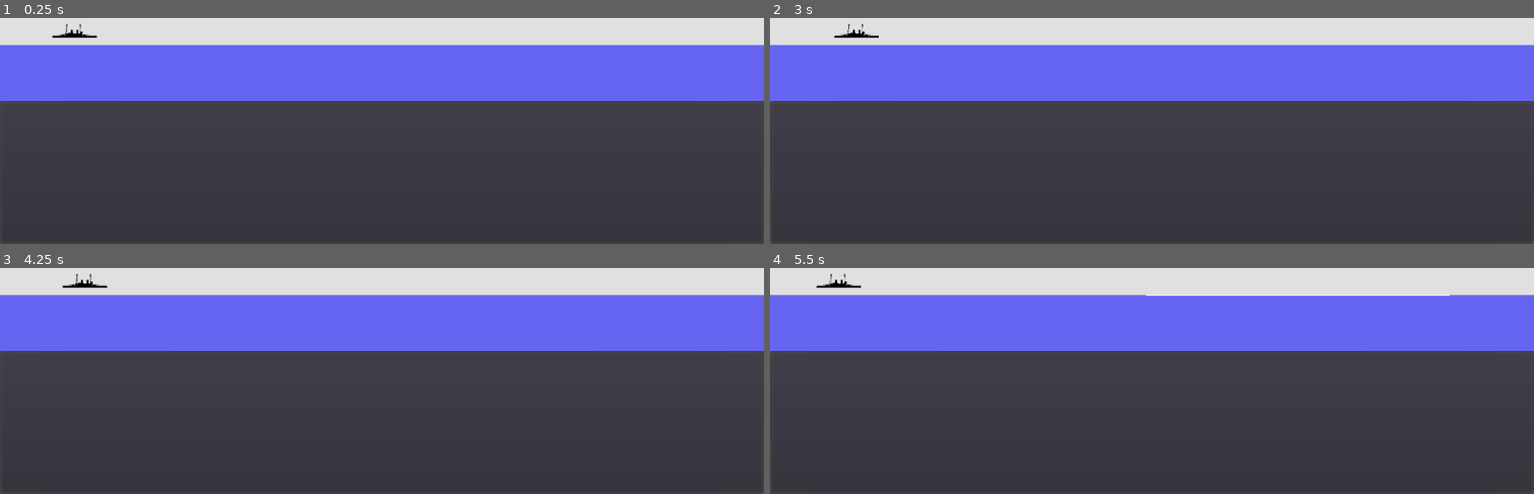
Above: before the commit, frames 1-4 (two rows, left to right).
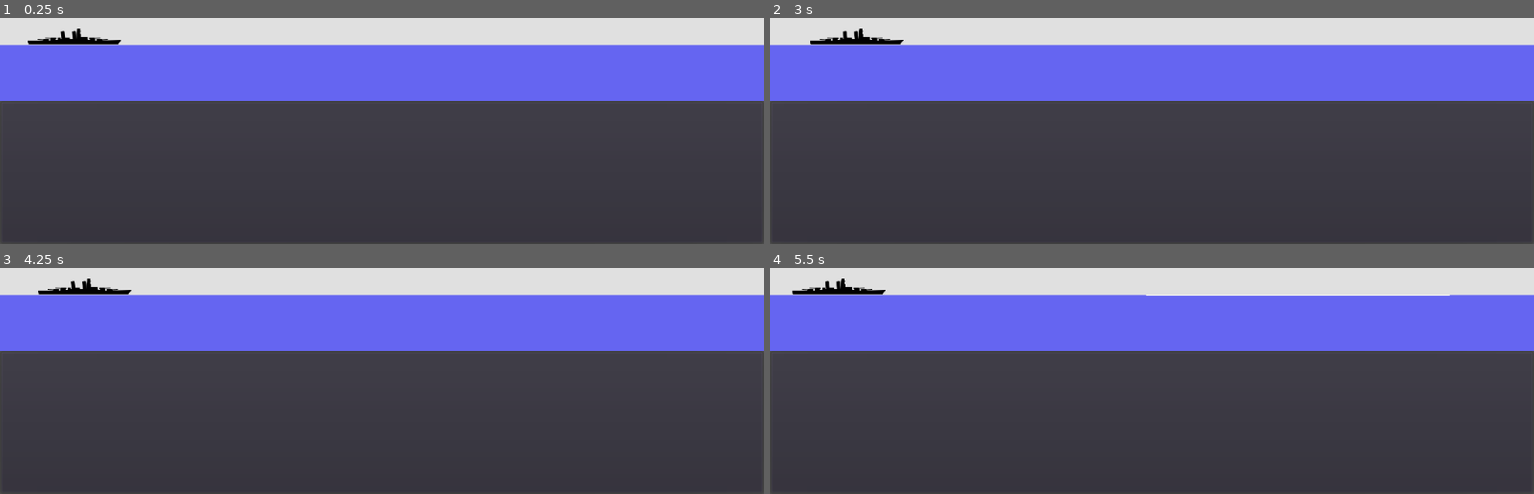
Above: after the commit, the same moments.

Repository: heppocogne/Salvo
Game: Godot game, scene res://gameplay/screen/screen.tscn
The game is run twice, just before and just after one commit, with the same random seed, the same clock (stepped at 60 frames per second) and the same inputs. The project has no main scene, so this scene is started directly.
Inputs:
- Up to frame 1 (0.25 s): no input
- Up to frame 2 (3 s): tap Enter at 0.5, 2.75 s; hold Right (game_right) 0.53-1.28 s; tap Space at 1.25 s; hold Left (game_left) 1.28-2.03 s; hold Right (game_right) from 2.03 s (still down)
- Up to frame 3 (4.25 s): release Right (game_right) at 3.53 s; hold Left (game_left) from 3.53 s (still down)
- Up to frame 4 (5.5 s): keep holding Left (game_left)

The runs differ from the first frame. In frame 1, 0.5% of the frame differs, in the area x 3-16%, y 2-12%; in frame 2, 0.5%; in frame 3, 0.5%, in the area x 5-18%, y 2-12%; in frame 4, 0.5%.

Commit message:
Update player texture

Diff:
--- a/gameplay/screen/screen.tscn
+++ b/gameplay/screen/screen.tscn
@@ -4,7 +4,7 @@
 [ext_resource path="res://addons/water2d/Water2D.gd" type="Script" id=2]
 [ext_resource path="res://gameplay/screen/simple.png" type="Texture" id=3]
 [ext_resource path="res://addons/water2d/water2D_material.tres" type="Material" id=4]
-[ext_resource path="res://gameplay/ship/player/old_bb.tscn" type="PackedScene" id=5]
+[ext_resource path="res://gameplay/ship/player/player.tscn" type="PackedScene" id=5]
 
 [node name="Screen" type="Control"]
 anchor_right = 1.0
@@ -46,7 +46,7 @@
 wave_distance_attenuation = 0.0
 wave_time_attenuation = 0.0
 
-[node name="OldBB" parent="VBoxContainer/ViewportContainer/Viewport/Node2DRoot" instance=ExtResource( 5 )]
+[node name="Player" parent="VBoxContainer/ViewportContainer/Viewport/Node2DRoot" instance=ExtResource( 5 )]
 position = Vector2( 100, 500 )
 
 [node name="PanelContainer" type="PanelContainer" parent="VBoxContainer"]
--- /dev/null
+++ b/gameplay/ship/bb.svg
@@ -0,0 +1,157 @@
+<?xml version="1.0" encoding="UTF-8" standalone="no"?>
+<!-- Created with Inkscape (http://www.inkscape.org/) -->
+
+<svg
+   width="125"
+   height="21"
+   viewBox="0 0 33.072916 5.55625"
+   version="1.1"
+   id="svg5"
+   inkscape:version="1.2.1 (9c6d41e410, 2022-07-14)"
+   sodipodi:docname="bb.svg"
+   xmlns:inkscape="http://www.inkscape.org/namespaces/inkscape"
+   xmlns:sodipodi="http://sodipodi.sourceforge.net/DTD/sodipodi-0.dtd"
+   xmlns="http://www.w3.org/2000/svg"
+   xmlns:svg="http://www.w3.org/2000/svg">
+  <sodipodi:namedview
+     id="namedview7"
+     pagecolor="#ffffff"
+     bordercolor="#000000"
+     borderopacity="0.25"
+     inkscape:showpageshadow="2"
+     inkscape:pageopacity="0.0"
+     inkscape:pagecheckerboard="0"
+     inkscape:deskcolor="#d1d1d1"
+     inkscape:document-units="mm"
+     showgrid="true"
+     inkscape:zoom="6.0934343"
+     inkscape:cx="50.874431"
+     inkscape:cy="-3.3642769"
+     inkscape:window-width="1687"
+     inkscape:window-height="1032"
+     inkscape:window-x="217"
+     inkscape:window-y="0"
+     inkscape:window-maximized="0"
+     inkscape:current-layer="layer1">
+    <inkscape:grid
+       type="xygrid"
+       id="grid9"
+       originx="0"
+       originy="0" />
+  </sodipodi:namedview>
+  <defs
+     id="defs2" />
+  <g
+     inkscape:label="Layer 1"
+     inkscape:groupmode="layer"
+     id="layer1">
+    <path
+       id="rect232"
+       style="fill-rule:evenodd;stroke-width:0.529167;stroke-linejoin:bevel"
+       d="M -3.6666666e-6,4.2333336 H 25.135414 l 7.9375,-0.2645833 -10e-7,0.2645833 -0.793749,0.79375 -0.264583,0.5291667 H 0.26457967 L -3.6666666e-6,4.7625003 Z"
+       sodipodi:nodetypes="ccccccccc" />
+    <path
+       id="rect331"
+       style="fill-rule:evenodd;stroke-width:0.334674;stroke-linejoin:bevel"
+       d="m 10.58333,3.7041668 h 10.583333 l 0.264584,0.5291668 -10.847917,-1e-7 z"
+       sodipodi:nodetypes="ccccc" />
+    <path
+       id="rect334"
+       style="fill-rule:evenodd;stroke-width:0.529167;stroke-linejoin:bevel"
+       d="m 17.462501,-5e-8 1.058332,1e-7 v 0.79375002 h 0.264584 l -10e-7,0.26458333 -0.264583,-1e-7 -1e-6,0.7937501 h 0.264584 v 1.0583334 h 2.38125 v 0.79375 h -3.96875 V 1.8520833 Z"
+       sodipodi:nodetypes="cccccccccccccc" />
+    <path
+       id="rect445"
+       style="fill-rule:evenodd;stroke-width:0.529167;stroke-linejoin:bevel"
+       d="m 11.641666,1.0583334 1.058332,-0.26458323 0.264584,0.26458323 0.264584,2.6458334 H 11.90625 Z"
+       sodipodi:nodetypes="cccccc" />
+    <path
+       id="rect445-2"
+       style="fill-rule:evenodd;stroke-width:0.529167;stroke-linejoin:bevel"
+       d="m 15.610416,1.0583334 1.058332,-0.26458323 0.264584,0.26458323 0.264584,2.6458334 H 15.875 Z"
+       sodipodi:nodetypes="cccccc" />
+    <rect
+       style="fill:#000000;fill-rule:evenodd;stroke-width:0.529167;stroke-linejoin:bevel"
+       id="rect470"
+       width="1.8520833"
+       height="0.52916658"
+       x="12.964582"
+       y="3.1750002" />
+    <rect
+       style="fill:#000000;fill-rule:evenodd;stroke-width:0.400012;stroke-linejoin:bevel"
+       id="rect470-1"
+       width="1.0583336"
+       height="0.52916658"
+       x="10.583331"
+       y="3.175" />
+    <rect
+       style="fill:#000000;fill-rule:evenodd;stroke-width:0.305515;stroke-linejoin:bevel"
+       id="rect472"
+       width="2.6458337"
+       height="0.26458326"
+       x="7.9374962"
+       y="3.9687507" />
+    <rect
+       style="fill:#000000;fill-rule:evenodd;stroke-width:0.305515;stroke-linejoin:bevel"
+       id="rect472-4"
+       width="2.645834"
+       height="0.26458326"
+       x="21.166662"
+       y="3.9687507" />
+    <path
+       id="rect518"
+       style="fill-rule:evenodd;stroke-width:0.473302;stroke-linejoin:bevel"
+       d="m 21.69583,3.1750003 h 1.905001 l 0.211666,0.5291666 H 21.69583 Z"
+       sodipodi:nodetypes="ccccc" />
+    <rect
+       style="fill:#000000;fill-rule:evenodd;stroke-width:0.466681;stroke-linejoin:bevel"
+       id="rect521"
+       width="1.8520832"
+       height="0.26458332"
+       x="21.960413"
+       y="3.7041671" />
+    <path
+       id="rect523"
+       style="fill-rule:evenodd;stroke-width:0.473301;stroke-linejoin:bevel"
+       d="M 23.547913,3.3072921 25.66458,3.1750003 v 0.2645833 l -2.116667,0.1322917 z"
+       sodipodi:nodetypes="ccccc" />
+    <path
+       id="rect518-5"
+       style="fill-rule:evenodd;stroke-width:0.473302;stroke-linejoin:bevel"
+       d="m 24.341663,3.704167 h 1.905001 l 0.211666,0.5291666 h -2.116667 z"
+       sodipodi:nodetypes="ccccc" />
+    <path
+       id="rect523-7"
+       style="fill-rule:evenodd;stroke-width:0.473301;stroke-linejoin:bevel"
+       d="M 26.193746,3.8364587 28.310413,3.704167 V 3.9687503 L 26.193746,4.101042 Z"
+       sodipodi:nodetypes="ccccc" />
+    <path
+       id="rect518-56"
+       style="fill-rule:evenodd;stroke-width:0.473302;stroke-linejoin:bevel"
+       d="M 10.054163,3.1749999 H 8.1491613 l -0.211666,0.5291666 h 2.1166677 z"
+       sodipodi:nodetypes="ccccc" />
+    <rect
+       style="fill:#000000;fill-rule:evenodd;stroke-width:0.466681;stroke-linejoin:bevel"
+       id="rect521-0"
+       width="1.8520832"
+       height="0.26458332"
+       x="-9.7895803"
+       y="3.7041671"
+       transform="scale(-1,1)" />
+    <path
+       id="rect523-1"
+       style="fill-rule:evenodd;stroke-width:0.473301;stroke-linejoin:bevel"
+       d="M 8.2020793,3.3072917 6.0854123,3.1749999 v 0.2645836 l 2.116667,0.132291 z"
+       sodipodi:nodetypes="ccccc" />
+    <path
+       id="rect518-5-2"
+       style="fill-rule:evenodd;stroke-width:0.473302;stroke-linejoin:bevel"
+       d="m 7.4083293,3.7041666 h -1.905001 l -0.211666,0.5291669 h 2.116667 z"
+       sodipodi:nodetypes="ccccc" />
+    <path
+       id="rect523-7-8"
+       style="fill-rule:evenodd;stroke-width:0.473301;stroke-linejoin:bevel"
+       d="M 5.5562463,3.8364585 3.4395793,3.7041666 v 0.264583 l 2.116667,0.1322919 z"
+       sodipodi:nodetypes="ccccc" />
+  </g>
+</svg>
--- a/gameplay/ship/player/old_bb.tscn
+++ b/gameplay/ship/player/player.tscn
@@ -2,16 +2,16 @@
 
 [ext_resource path="res://gameplay/ship/ship.tscn" type="PackedScene" id=1]
 [ext_resource path="res://gameplay/ship/player/player.gd" type="Script" id=2]
-[ext_resource path="res://gameplay/ship/old_bb.svg" type="Texture" id=3]
+[ext_resource path="res://gameplay/ship/bb.svg" type="Texture" id=3]
 
-[node name="OldBB" instance=ExtResource( 1 )]
+[node name="Player" instance=ExtResource( 1 )]
 script = ExtResource( 2 )
 base_speed = 17.0
 
-[node name="OldBb" type="Sprite" parent="." index="0"]
-position = Vector2( 0, -18 )
+[node name="Sprite" type="Sprite" parent="." index="0"]
+position = Vector2( 0, -10.5 )
 scale = Vector2( 0.5, 0.5 )
 texture = ExtResource( 3 )
 
 [node name="CollisionPolygon2D" type="CollisionPolygon2D" parent="." index="1"]
-polygon = PoolVector2Array( -60, 0, 60, 0, 59, -5, 20, -5, 20, -11, -25, -11, -25, -5, -59, -5 )
+polygon = PoolVector2Array( -62, 0, 58, 0, 62, -6, 37.0224, -5, 17, -5, 17, -9, -23, -9, -23, -5, -63, -5 )
Not shown, added: gameplay/ship/bb.svg.import
